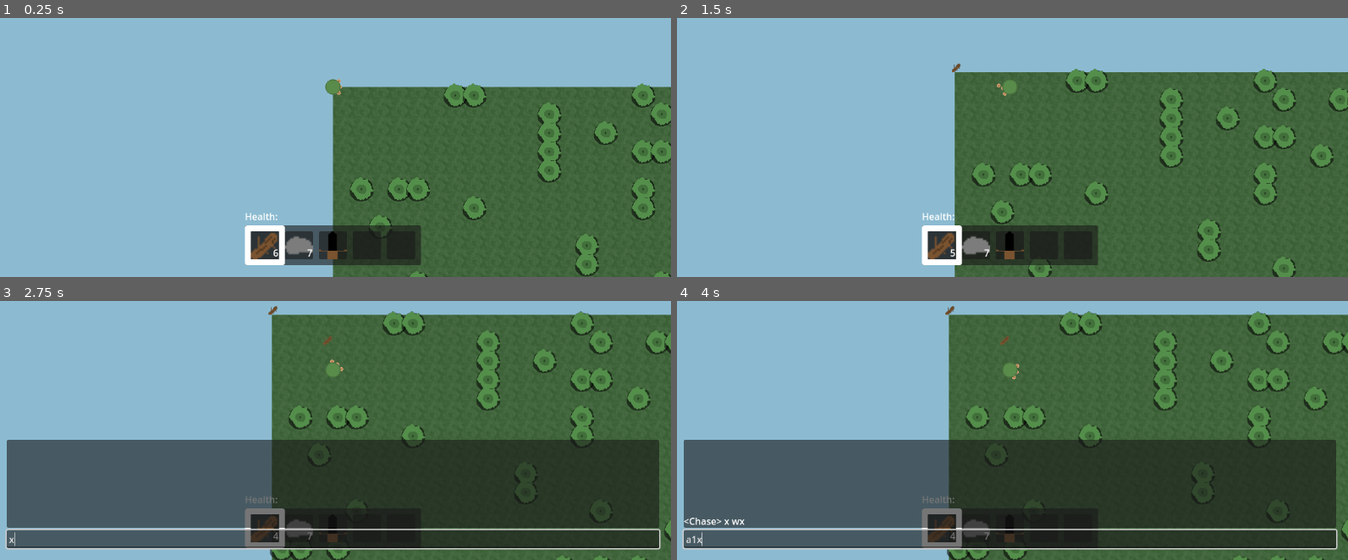
Above: before the commit, frames 1-4 (two rows, left to right).
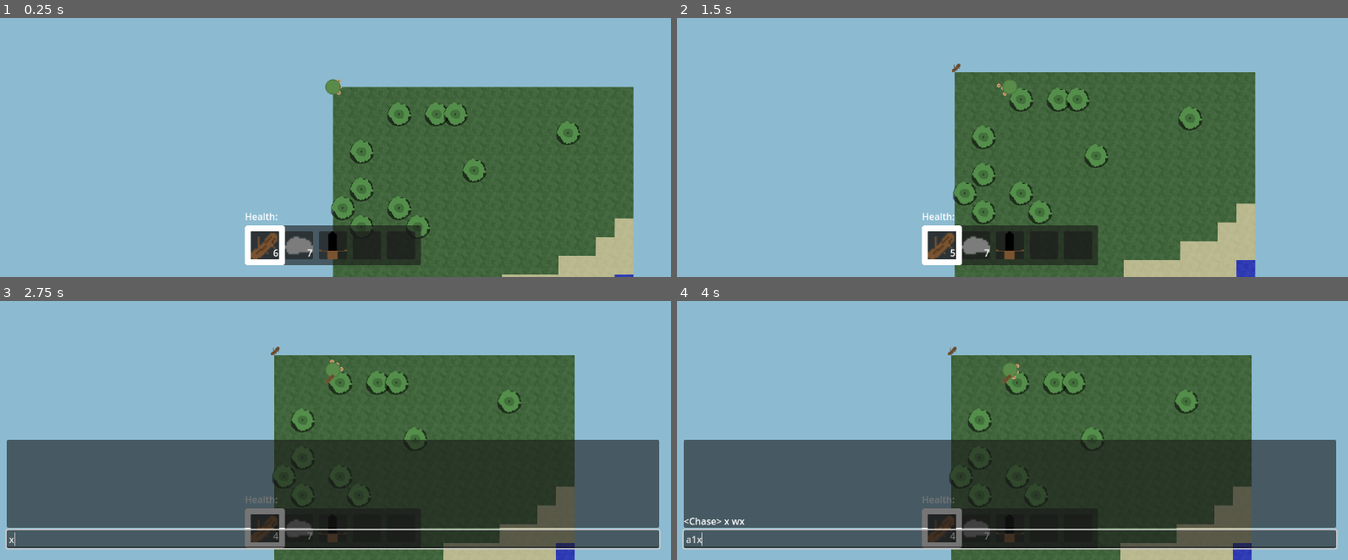
Above: after the commit, the same moments.

Repository: artmouse155/lets_survive
Game: Godot game, scene res://Scenes/WorldTest.tscn
The game is run twice, just before and just after one commit, with the same random seed, the same clock (stepped at 60 frames per second) and the same inputs.
Inputs (mouse positions are in pixels of both pictures, inside the frame that each line leads up to):
- Up to frame 1 (0.25 s): no input
- Up to frame 2 (1.5 s): tap Enter at 0.5 s; hold D (right) 0.53-1.28 s; tap X (drop) at 0.6 s; click (1012, 87) at 0.67 s; move the mouse to (871, 106) at 1.27 s; hold S (down) from 1.28 s (still down); click (871, 106) at 1.35 s
- Up to frame 3 (2.75 s): tap X (drop) at 1.55, 2.3 s; move the mouse to (outside the picture) at 2.02 s; release S (down) at 2.03 s; hold D (right) from 2.03 s (still down); tap T (chat) at 2.1 s
- Up to frame 4 (4 s): tap Space at 2.75 s; move the mouse to (978, 446) at 2.77 s; release D (right) at 2.78 s; hold W (up) 2.78-3.53 s; tap X (drop) at 2.85, 3.8 s; click (978, 446) at 2.92 s; tap Enter at 3.5 s; move the mouse to (1213, 427) at 3.52 s; hold A (left) from 3.53 s (still down); tap 1 (select_0) at 3.6 s

The runs differ from the first frame. In frame 1, 9.6% of the frame differs, in the area x 49-100%, y 25-100%; in frame 2, 18%; in frame 3, 26%, in the area x 39-100%, y 1-100%; in frame 4, 26%.

Commit message:
✨(chunks) Creating a chunk system

Diff:
--- a/Resources/terrain_gen.tres
+++ /dev/null
@@ -1,12 +0,0 @@
-[gd_resource type="NoiseTexture2D" load_steps=3 format=3 uid="uid://upvh23ccvoba"]
-
-[sub_resource type="Gradient" id="Gradient_hjc37"]
-interpolation_mode = 1
-offsets = PackedFloat32Array(0, 0.5704698)
-
-[sub_resource type="FastNoiseLite" id="FastNoiseLite_i78sy"]
-frequency = 0.0025
-
-[resource]
-noise = SubResource("FastNoiseLite_i78sy")
-color_ramp = SubResource("Gradient_hjc37")
--- /dev/null
+++ b/Scenes/World/chunk.tscn
@@ -0,0 +1,15 @@
+[gd_scene load_steps=3 format=3 uid="uid://e2gerewc8xew"]
+
+[ext_resource type="Script" uid="uid://bufoylri5pbsx" path="res://Scripts/World/chunk.gd" id="1_xv8nu"]
+[ext_resource type="TileSet" uid="uid://5pn671jsdxwh" path="res://Resources/ground.tres" id="2_j3eea"]
+
+[node name="Chunk" type="Node2D" node_paths=PackedStringArray("ground", "above_ground")]
+script = ExtResource("1_xv8nu")
+ground = NodePath("Ground")
+above_ground = NodePath("AboveGround")
+metadata/_custom_type_script = "uid://bufoylri5pbsx"
+
+[node name="Ground" type="TileMapLayer" parent="."]
+tile_set = ExtResource("2_j3eea")
+
+[node name="AboveGround" type="TileMapLayer" parent="."]
--- /dev/null
+++ b/Scenes/World/chunk_loader.gd
@@ -0,0 +1,28 @@
+class_name ChunkLoader extends Node2D
+
+signal world_item_dropped(sender : Node2D, item : Item, cooldown : float)
+
+var terrain_gen : FastNoiseLite = preload("uid://dyd1hw7adwaqb")
+const _NEW_CHUNK_PACKED : PackedScene = preload("uid://e2gerewc8xew")
+
+var seed_int : int
+
+# Called when the node enters the scene tree for the first time.
+func start(world_seed : String) -> void:
+	seed_int = world_seed.hash()
+	terrain_gen.seed = seed_int
+	load_chunk(Vector2i.ZERO)
+
+func load_chunk(coords : Vector2i) -> void:
+	_generate_chunk(coords)
+
+func _generate_chunk(coords : Vector2i) -> void:
+	var chunk : Chunk = _NEW_CHUNK_PACKED.instantiate()
+	var random := RandomNumberGenerator.new()
+	random.seed = seed_int
+	chunk.generate(coords, random, terrain_gen, world_item_dropped)
+	add_child(chunk)
+
+func clear() -> void:
+	for child in get_children():
+		child.queue_free()
--- a/Scenes/World/world.tscn
+++ b/Scenes/World/world.tscn
@@ -1,29 +1,27 @@
-[gd_scene load_steps=6 format=3 uid="uid://dr6w6t2qv7atg"]
+[gd_scene load_steps=5 format=3 uid="uid://dr6w6t2qv7atg"]
 
 [ext_resource type="Script" uid="uid://d4nnyh3h5l7bl" path="res://Scripts/World/world.gd" id="1_a02cp"]
-[ext_resource type="FastNoiseLite" uid="uid://dyd1hw7adwaqb" path="res://Resources/Generators/terrain.tres" id="2_go701"]
 [ext_resource type="Script" uid="uid://yyjkgbfe6jg5" path="res://Scripts/World/BrainModel/SelfBrain.gd" id="3_5ukr8"]
 [ext_resource type="Script" uid="uid://53rs4mt5chvi" path="res://Scripts/World/entity_spawner.gd" id="3_fo5ed"]
-[ext_resource type="TileSet" uid="uid://5pn671jsdxwh" path="res://Resources/ground.tres" id="4_l1hd3"]
+[ext_resource type="Script" uid="uid://bbt2pnjpjtcwn" path="res://Scenes/World/chunk_loader.gd" id="3_vadfg"]
 
-[node name="World" type="Node2D" node_paths=PackedStringArray("ground", "above_ground", "entity_spawner")]
+[node name="World" type="Node2D" node_paths=PackedStringArray("entity_spawner", "chunk_loader")]
 script = ExtResource("1_a02cp")
-terrain_gen = ExtResource("2_go701")
-ground = NodePath("Ground")
-above_ground = NodePath("AboveGround")
 entity_spawner = NodePath("EntitySpawner")
+chunk_loader = NodePath("ChunkLoader")
 metadata/_custom_type_script = "uid://d4nnyh3h5l7bl"
 
 [node name="SelfBrain" type="Node" parent="."]
 script = ExtResource("3_5ukr8")
 metadata/_custom_type_script = "uid://yyjkgbfe6jg5"
 
-[node name="Ground" type="TileMapLayer" parent="."]
-tile_set = ExtResource("4_l1hd3")
+[node name="ChunkLoader" type="Node2D" parent="."]
+script = ExtResource("3_vadfg")
+metadata/_custom_type_script = "uid://bbt2pnjpjtcwn"
 
 [node name="EntitySpawner" type="Node2D" parent="." node_paths=PackedStringArray("self_brain")]
 script = ExtResource("3_fo5ed")
 self_brain = NodePath("../SelfBrain")
 metadata/_custom_type_script = "uid://53rs4mt5chvi"
 
-[node name="AboveGround" type="TileMapLayer" parent="."]
+[connection signal="world_item_dropped" from="ChunkLoader" to="EntitySpawner" method="on_world_item_dropped"]
--- a/Scenes/WorldTest.tscn
+++ b/Scenes/WorldTest.tscn
@@ -16,3 +16,5 @@
 
 [node name="GameContainer" parent="." instance=ExtResource("2_r8vti")]
 layout_mode = 1
+
+[connection signal="menu_selected" from="GameContainer" to="." method="_exit"]
--- a/Scripts/CustomResource/world_save.gd
+++ b/Scripts/CustomResource/world_save.gd
@@ -2,6 +2,8 @@
 
 @export var _world_name : String = ""
 @export var _world_seed : String = ""
+
+var chunks : Dictionary[Vector2i,Chunk]
 
 func get_world_name() -> String:
 	return _world_name
--- a/Scripts/World/EntityModel/player_entity.gd
+++ b/Scripts/World/EntityModel/player_entity.gd
@@ -2,6 +2,7 @@
 
 @export var body : Sprite2D
 
+signal position_updated(pos : Vector2)
 signal player_inventory_updated(inventory : Array[Item], floating_item : Item)
 
 var _floating_item : Item = null
@@ -23,6 +24,10 @@
 func _emit_inventory_updated() -> void:
 	super._emit_inventory_updated()
 	player_inventory_updated.emit(_inventory,_floating_item)
+
+func _physics_process(delta: float) -> void:
+	super._physics_process(delta)
+	position_updated.emit(position)
 
 func _set_in_ui(value : bool) -> void:
 	in_ui = value
--- /dev/null
+++ b/Scripts/World/chunk.gd
@@ -0,0 +1,43 @@
+@tool
+class_name Chunk extends Node2D
+
+const PACKED_TREE : PackedScene = preload("uid://dg8ianfbwidj5")
+
+const WATER_ATLAS = Vector2i(2,0)
+const GRASS_ATLAS = Vector2i(0,0)
+const SAND_ATLAS = Vector2i(1,0)
+
+enum STAGE {EMPTY, FINISHED}
+
+@export var _coordinates : Vector2i = Vector2i.ZERO:
+	get:
+		return _coordinates
+	set(value):
+		position = _coordinates * World.TILE_SIZE * World.CHUNK_SIZE
+@export_group("Node References")
+@export var ground : TileMapLayer
+@export var above_ground : TileMapLayer
+
+# Called when the node enters the scene tree for the first time.
+func generate(coordinates : Vector2i, random : RandomNumberGenerator, terrain_gen : FastNoiseLite, world_item_dropped : Signal) -> void:
+	_coordinates = coordinates
+	for x in range(World.CHUNK_SIZE.x):
+		for y in range(World.CHUNK_SIZE.y):
+			var noise_val : float = terrain_gen.get_noise_2d(x,y)
+			var tile_atlas := _noise_to_atlas(noise_val)
+			ground.set_cell(Vector2i(x,y),0, tile_atlas)
+			if (noise_val < .1) && (random.randf() < .1):
+				_spawn_tree(ground.map_to_local(Vector2i(x,y)), world_item_dropped)
+
+static func _noise_to_atlas(noise_val : float) -> Vector2i:
+	if (noise_val < .2):
+		return GRASS_ATLAS
+	elif (noise_val < .25):
+		return SAND_ATLAS
+	return WATER_ATLAS
+
+func _spawn_tree(coords : Vector2, world_item_dropped : Signal) -> void:
+	var tree : Breakable = PACKED_TREE.instantiate()
+	tree.position = coords
+	SignalPipe.pipe(tree.world_item_dropped,world_item_dropped)
+	add_child(tree)
--- a/Scripts/World/entity_spawner.gd
+++ b/Scripts/World/entity_spawner.gd
@@ -1,4 +1,6 @@
 class_name EntitySpawner extends Node2D
+
+signal player_position_updated(pos: Vector2)
 
 signal self_selected_index_updated(index: int)
 signal self_inventory_updated(inventory : Array[Item], floating_item : Item)
@@ -19,6 +21,7 @@
 	player.set_inventory(player_save.get_inventory())
 	player.set_color(player_save.get_color())
 	player.world_item_dropped.connect(on_world_item_dropped)
+	SignalPipe.pipe(player.position_updated,player_position_updated)
 	if is_self:
 		player.add_child(Camera2D.new())
 		player.brain = self_brain
--- a/Scripts/World/world.gd
+++ b/Scripts/World/world.gd
@@ -1,59 +1,19 @@
 class_name World extends Node2D
 
-@export var terrain_gen : FastNoiseLite
-@export var tree_gen : FastNoiseLite
-
-@export var ground : TileMapLayer
-@export var above_ground : TileMapLayer
+const CHUNK_SIZE : Vector2i = Vector2i(16,16)
+const TILE_SIZE : Vector2i = Vector2i(16,16)
 
 @export var entity_spawner : EntitySpawner
+@export var chunk_loader : ChunkLoader
+
 @export var game_ui : GameUI
 
-const PACKED_TREE : PackedScene = preload("uid://dg8ianfbwidj5")
-
-const WATER_ATLAS = Vector2i(2,0)
-const GRASS_ATLAS = Vector2i(0,0)
-const SAND_ATLAS = Vector2i(1,0)
 
 func start(world_seed : String, player_save : PlayerSave) -> void:
-	generate_world(world_seed)
+	chunk_loader.start(world_seed)
 	entity_spawner.spawn_player(player_save,true)
-
-
-func generate_world(world_seed : String):
-	var world_size_x : int = 200
-	var world_size_y : int = 200
-	var seed_int : int = world_seed.hash()
-	terrain_gen.seed = seed_int
-	var random := RandomNumberGenerator.new()
-	random.seed = seed_int
-	for x in range(world_size_x):
-		for y in range(world_size_y):
-			var noise_val : float = terrain_gen.get_noise_2d(x,y)
-			var tile_atlas := _noise_to_atlas(noise_val)
-			ground.set_cell(Vector2i(x,y),0, tile_atlas)
-			if (noise_val < .1) && (random.randf() < .1):
-				_spawn_tree(ground.map_to_local(Vector2i(x,y)))
-
-
-func _spawn_tree(coords : Vector2) -> void:
-	var tree : Breakable = PACKED_TREE.instantiate()
-	tree.position = coords
-	tree.world_item_dropped.connect(entity_spawner.on_world_item_dropped)
-	add_child(tree)
-
-
-static func _noise_to_atlas(noise_val : float) -> Vector2i:
-	if (noise_val < .2):
-		return GRASS_ATLAS
-	elif (noise_val < .25):
-		return SAND_ATLAS
-	return WATER_ATLAS
 
 
 func clear() -> void:
 	entity_spawner.clear()
-
-	# clear tiles
-	ground.clear()
-	above_ground.clear()
+	chunk_loader.clear()
--- a/Scripts/world_test.gd
+++ b/Scripts/world_test.gd
@@ -4,4 +4,7 @@
 
 # Called when the node enters the scene tree for the first time.
 func _ready() -> void:
-	$GameContainer.testLoad("0", player_save)
+	$GameContainer.testLoad("waterplz", player_save)
+
+func _exit(_menu: MainMenus.MENUS) -> void:
+	get_tree().quit()
Not shown, added: Scenes/World/chunk_loader.gd.uid
Not shown, added: Scripts/World/chunk.gd.uid
